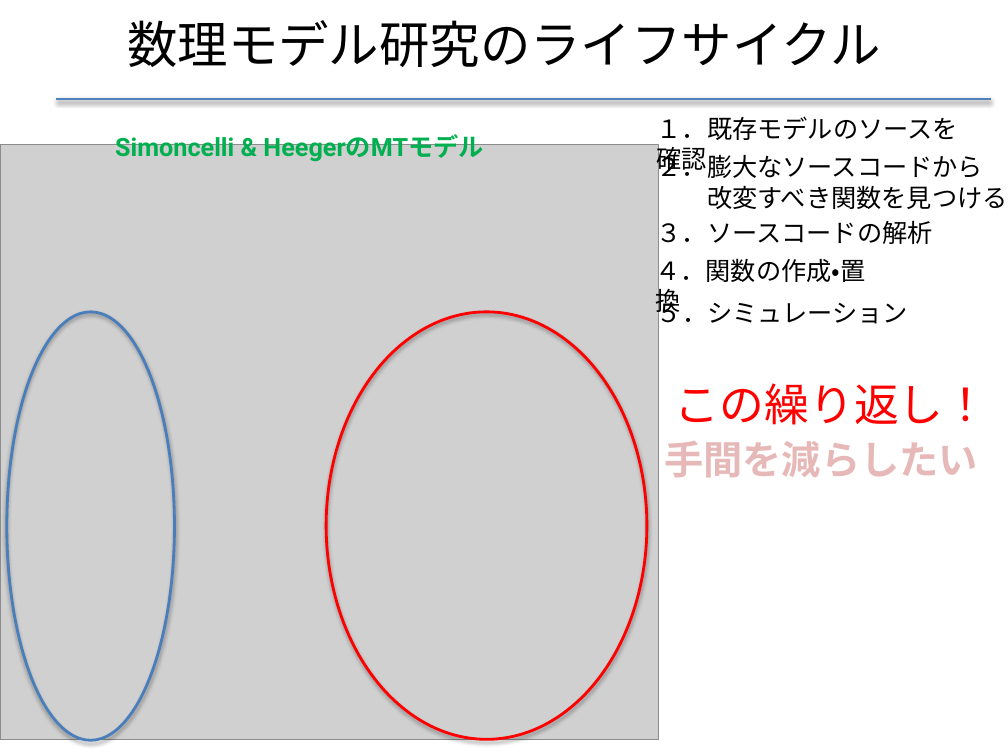
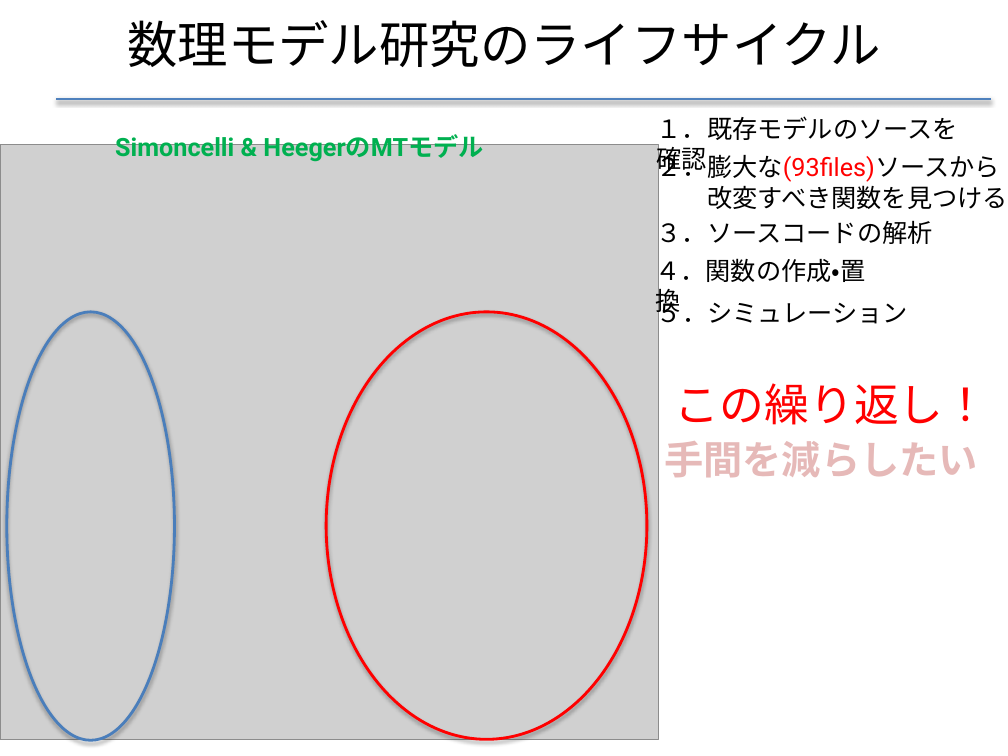
Before and after one commit to f-akazawa/akaz_uecdevelop, a slide deck: slide 9 of doc/中間発表資料.pptx. Drawn at 1008x756 pixels with LibreOffice and Linux fonts; fonts in the diff are those of the drawing; grey boxes stand for pictures. Boxes give left, top, right and bottom in pixels: in the first picture for what was removed or moved away, otherwise in the second. Text is boxed around its words. In the diff, an @@ line names an element or a change of style, - is before the commit and + after.

Commit message:
S&HモデルでMatlabソースの数をカウントした
赤字で追記した

```diff
--- a/doc/中間発表資料.pptx
+++ b/doc/中間発表資料.pptx
@@ text at bbox=[657, 151, 1000, 183]: text changed @@
-２．膨大なソースコードから
+２．膨大な(93files)ソースから
```
